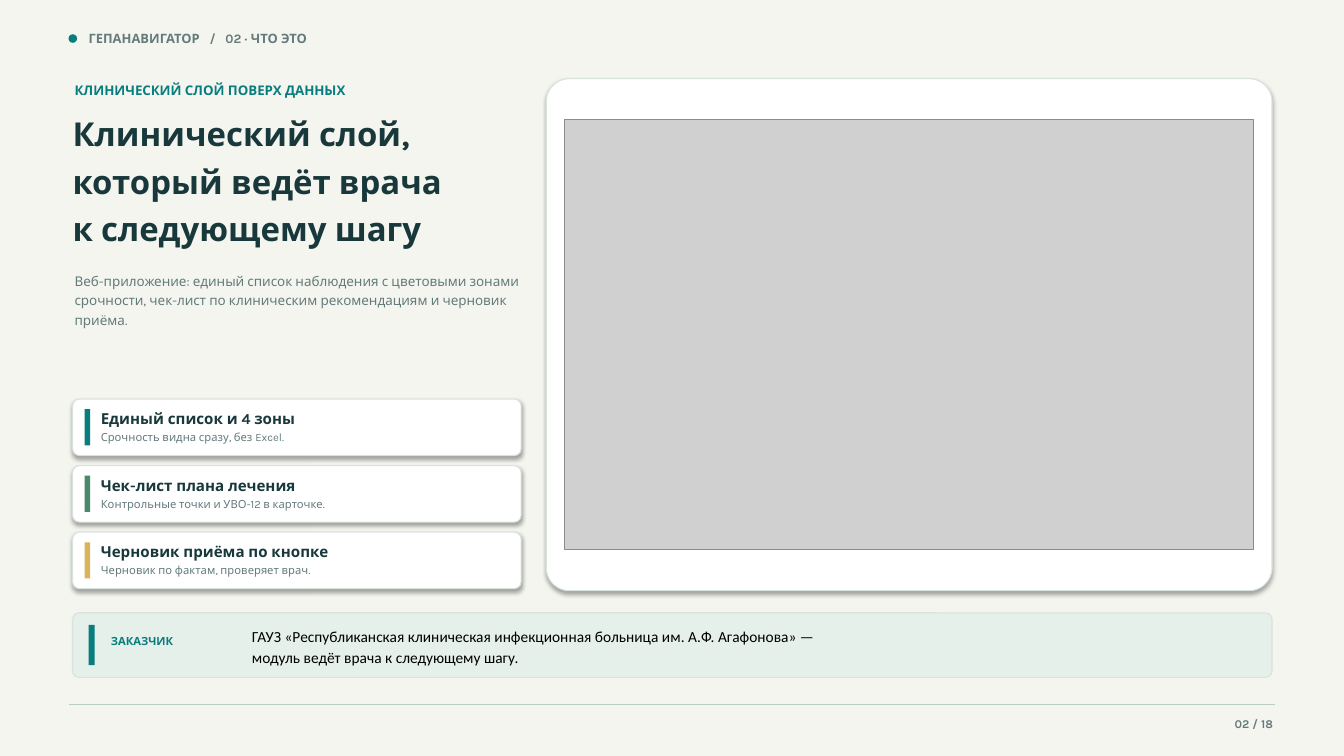
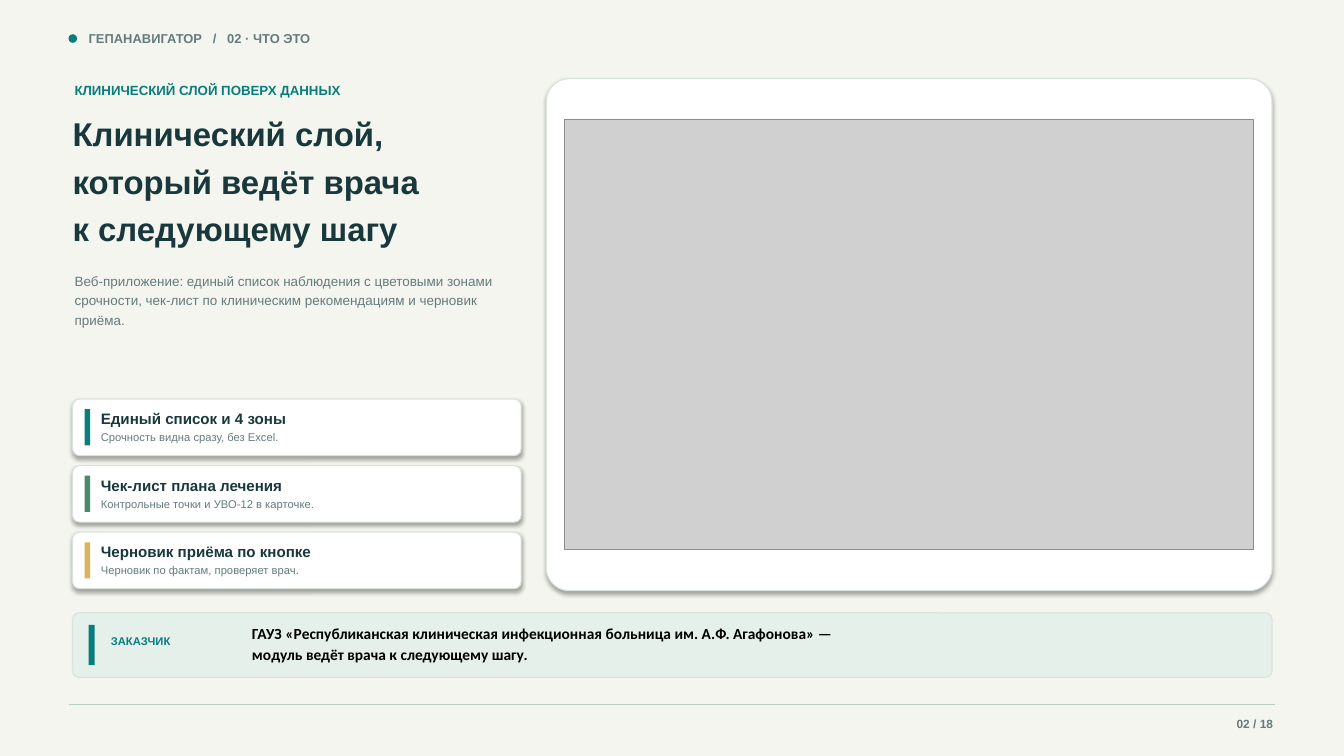
Before and after one commit to devenportg/GepaNavigator, a slide deck: slide 2 of deliverables/GepaNavigator_release.pptx. Drawn at 1344x756 pixels with LibreOffice and Linux fonts; fonts in the diff are those of the drawing; grey boxes stand for pictures. Boxes give left, top, right and bottom in pixels: in the first picture for what was removed or moved away, otherwise in the second. Text is boxed around its words. In the diff, an @@ line names an element or a change of style, - is before the commit and + after.

```diff
--- a/deliverables/GepaNavigator_release.pptx
+++ b/deliverables/GepaNavigator_release.pptx
@@ text "ГАУЗ «Республиканская клиническая инфекционная больница ..." at [252,628,814,663]: bold on @@
@@ font Karla to Arial in 12 elements at [89,34,310,43], [1237,720,1273,728], [75,85,340,98], [73,121,419,248], [75,276,492,328], [101,412,286,427], [101,433,279,444], [101,480,282,491], [101,500,314,510], [101,546,311,560], [101,566,299,577], [111,637,170,645] @@
```
Also in this commit, not shown: 17 other slides changed.
